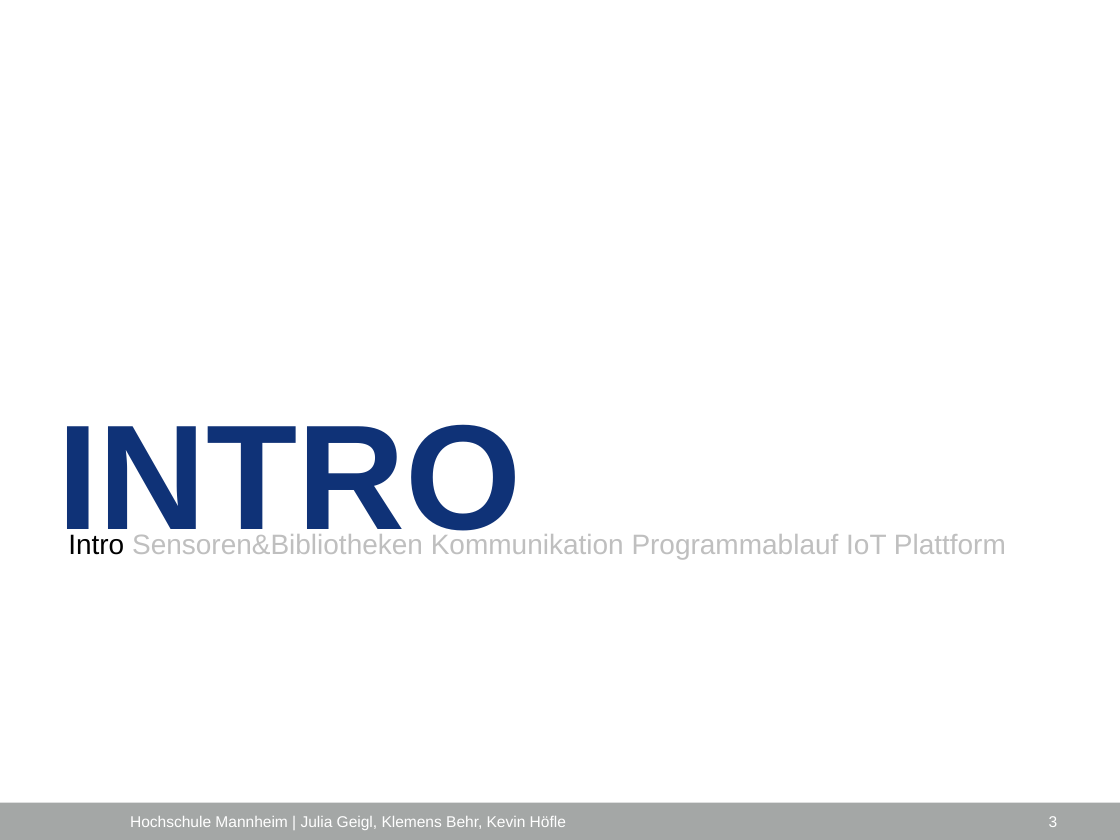
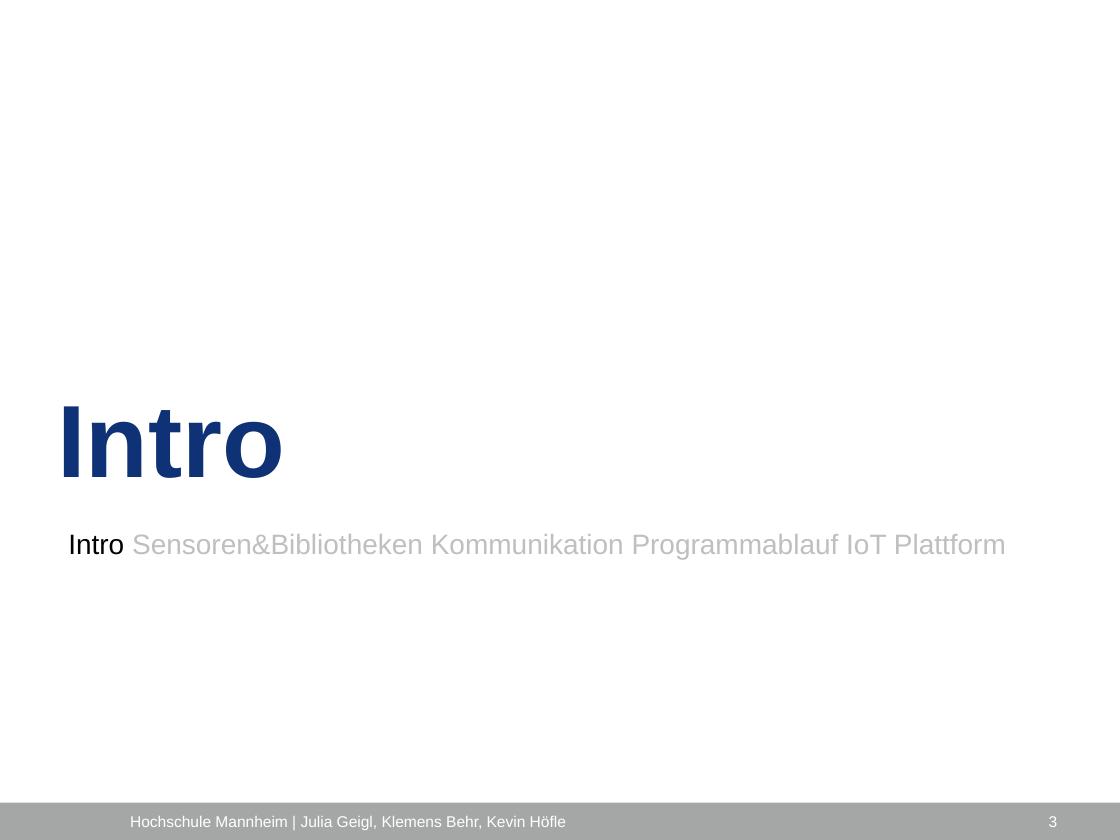
Before and after one commit to ProjektlaborEmbeddedSecurity/Presentation, a slide deck: slide 3 of PES_FH_VERS.pptx. Drawn at 1120x840 pixels with LibreOffice and Linux fonts; fonts in the diff are those of the drawing; background and template pictures are left out. Boxes give left, top, right and bottom in pixels: in the first picture for what was removed or moved away, otherwise in the second. Text is boxed around its words. In the diff, an @@ line names an element or a change of style, - is before the commit and + after.

```diff
--- a/PES_FH_VERS.pptx
+++ b/PES_FH_VERS.pptx
@@ title at (x1=57, y1=406, x2=285, y2=478): text changed; size 96 to 66 pt @@
-INTRO
+Intro
```
Also in this commit, not shown: 15 other slides changed, 1 slide added.
